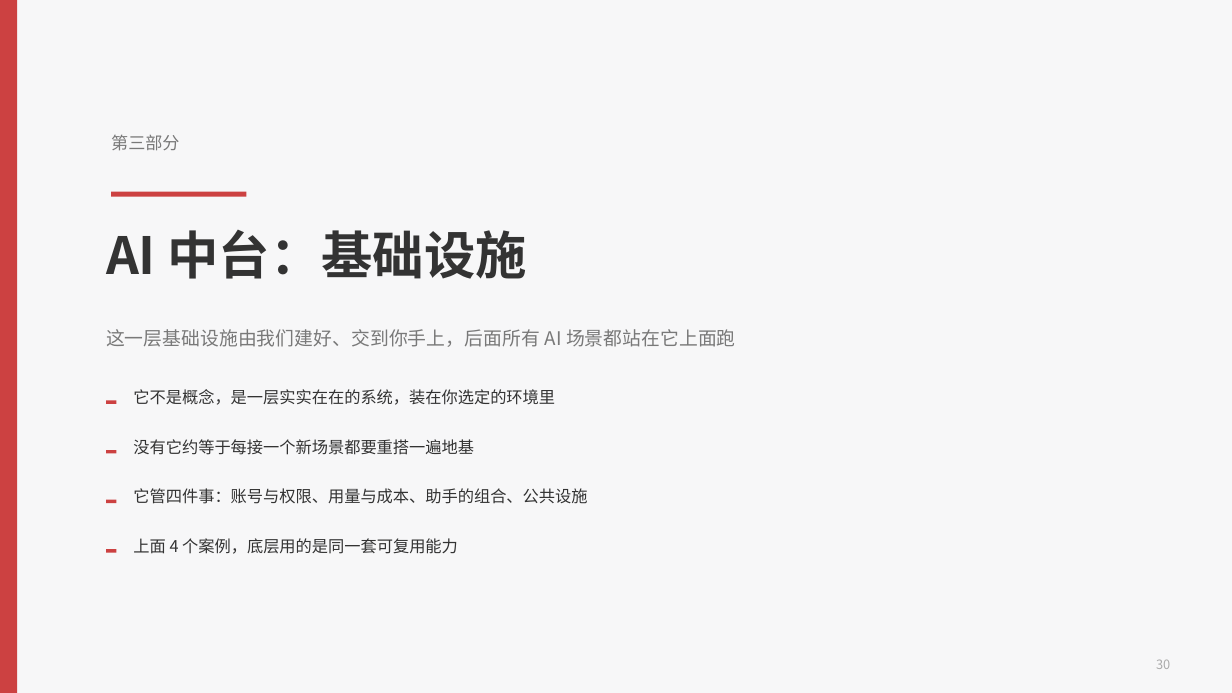
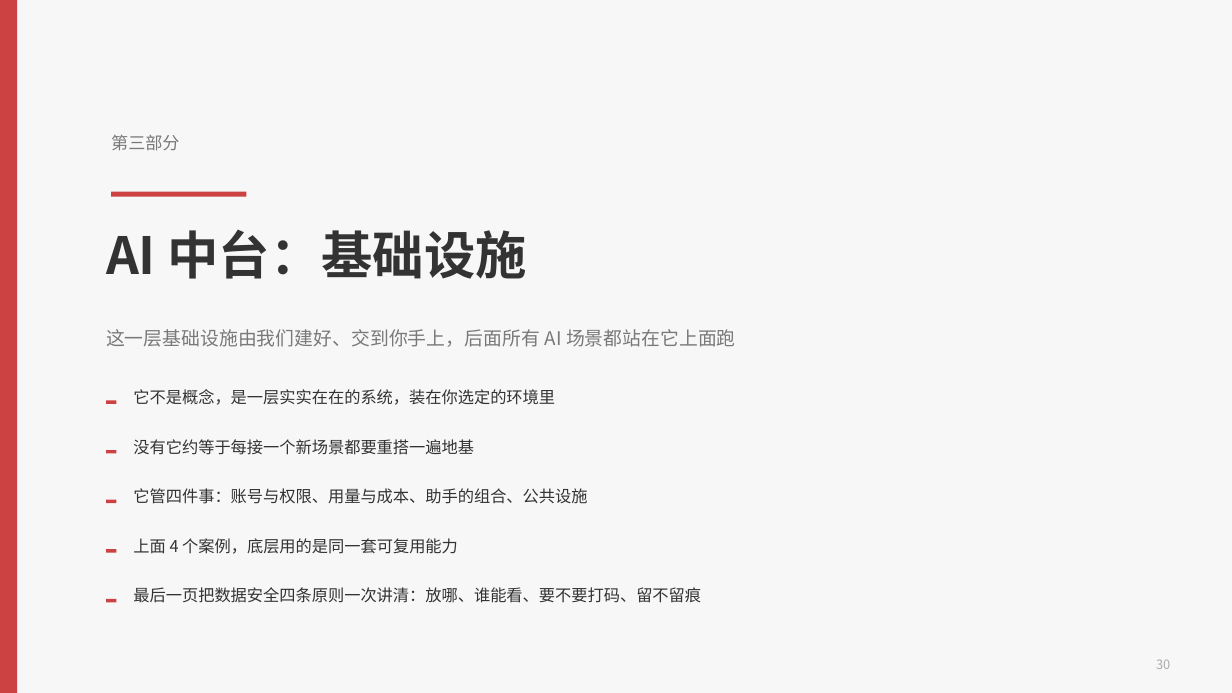
Before and after one commit to hveraus/ssw-business, a slide deck: slide 30 of SSW AI 业务_v2/SSW AI 业务_v3.pptx. Drawn at 1232x693 pixels with LibreOffice and Linux fonts; fonts in the diff are those of the drawing. Boxes give left, top, right and bottom in pixels: in the first picture for what was removed or moved away, otherwise in the second. Text is boxed around its words. In the diff, an @@ line names an element or a change of style, - is before the commit and + after.

Commit message:
数据安全四条移到 AI 中台之后（P34），57 页之后只讲可单采的安全服务
- sec（数据安全四条承诺）从 P66 移到 p26 之后 → P34，页眉改为「AI 中台 · 数据安全」，副标改「底座建好之后，数据怎么放、谁能看、要不要打码、留不留痕」
- 第三部分分隔页加一条提示，预告最后一页讲数据安全四条
- 连带重排：第四部分 35–42、第五部分 43–49、第六部分 50–53、第七部分 54–57、第八部分 58–66、结束页 67、附录 68–69、备用页 70
- 目录 8 条（03 改「AI 中台与数据安全 P30–34」），封面与导航页 4×2 栅格；文内互引 tok→P41、线路页→P42
- 全篇仍 70 页，校验全绿

```diff
--- a/SSW AI 业务_v2/SSW AI 业务_v3.pptx
+++ b/SSW AI 业务_v2/SSW AI 业务_v3.pptx
@@ rectangle added at box(106, 599, 116, 602), fill #CC4141 @@
@@ text added at box(133, 587, 701, 603), 9.5 pt, text #333333 @@
+最后一页把数据安全四条原则一次讲清：放哪、谁能看、要不要打码、留不留痕
```
Also in this commit, not shown: 36 other slides changed, 2 other files.
